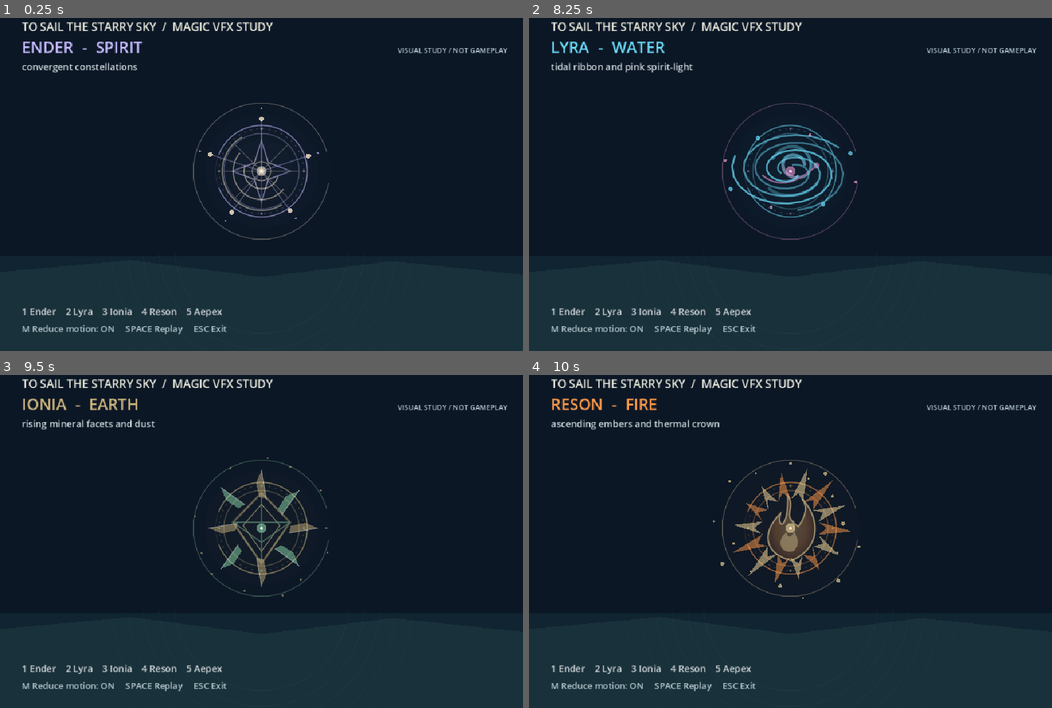
Above: before the commit, frames 1-4 (two rows, left to right).
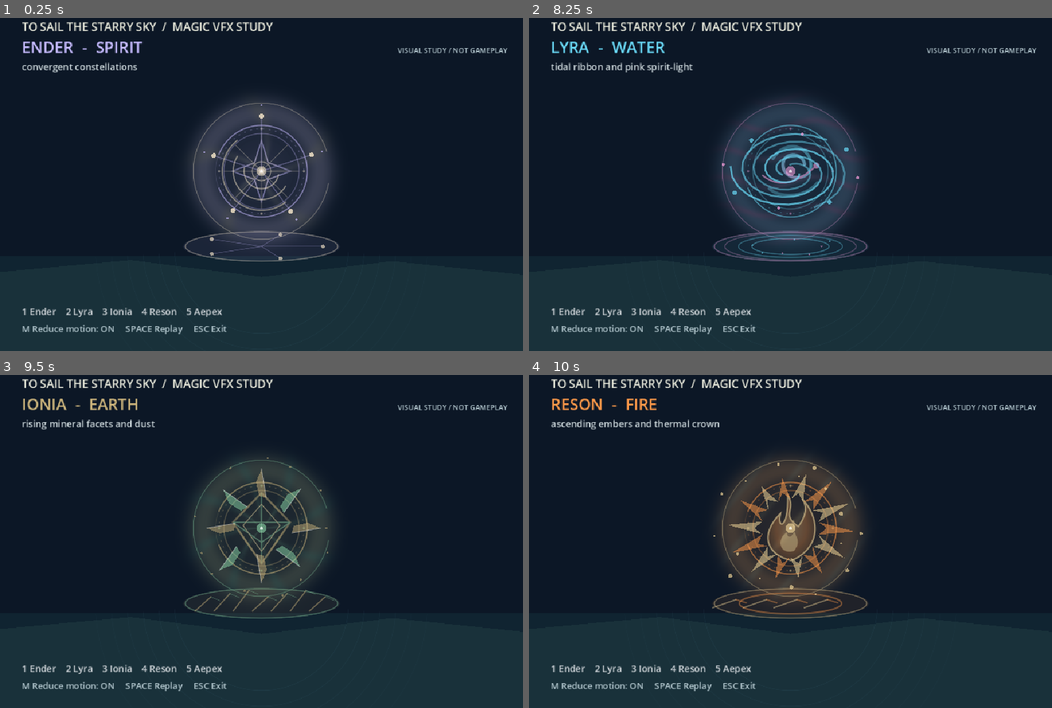
Above: after the commit, the same moments.

Repository: ndrorchestration/ToSailaStarrySky-jrpg
Game: Godot game, scene res://scenes/magic_vfx_showcase.tscn
Same seed, same stepped clock (60 frames per second), same inputs: the game is played once before the commit and once after it. This scene is started directly instead of the project's main scene.
Inputs:
- Up to frame 1 (0.25 s): no input
- Up to frame 2 (8.25 s): tap Enter at 0.5, 2, 3.5 s; hold Right (ui_right) 0.53-1.28 s; tap Space at 0.6, 0.77, 1.07, 1.25, 1.52, 1.55, 1.82, 2.3, 2.75, 3.02, 3.05, 3.32, 3.77, 3.8, 4.07, 4.25, 4.52, 4.55, 4.82, 5.3, 6.02, 6.05, 6.32, 6.77, 6.8, 7.07, 7.52, 7.55, 7.82 s; hold Down (ui_down) 1.28-2.03 s; tap E at 1.35 s; hold Right (ui_right) 2.03-2.78 s; tap R at 2.1 s; hold Up (ui_up) 2.78-3.53 s; tap V at 2.85 s; hold Left (ui_left) 3.53-5.03 s; tap C at 3.6 s; tap T at 4.35 s; hold Down (ui_down) 5.03-5.78 s; tap Y at 5.1 s; hold Right (ui_right) 5.78-6.53 s; tap G at 5.85 s; hold Up (ui_up) 6.53-7.28 s; tap B at 6.6 s; hold Right (ui_right) 7.28-8.03 s; tap 1 at 7.35 s; hold Down (ui_down) from 8.03 s (still down); tap 2 at 8.1 s
- Up to frame 3 (9.5 s): tap Space at 8.3, 9.02, 9.05, 9.32 s; release Down (ui_down) at 8.78 s; hold Left (ui_left) from 8.78 s (still down); tap 3 at 8.85 s
- Up to frame 4 (10 s): release Left (ui_left) at 9.53 s; hold Up (ui_up) from 9.53 s (still down); tap 4 at 9.6 s; tap Space at 9.77, 9.8 s

The runs differ from the first frame. In frame 1, 6.1% of the frame differs, in the area x 35-65%, y 24-74%; in frame 2, 7.1%; in frame 3, 5.4%; in frame 4, 6.9%.
Error after the commit: Parse Error: Cannot infer the type of "a" variable because the value doesn't have a set type. (res://scripts/magic_vfx_particles.gd:43)

Commit message:
feat(godot): layer affinity aura shader, seeded micro-particles and terrain contact vignettes

Diff:
--- a/godot/scripts/magic_vfx.gd
+++ b/godot/scripts/magic_vfx.gd
@@ -5,6 +5,11 @@
 
 const Catalog = preload("res://scripts/magic_vfx_catalog.gd")
 const SIGIL_DIR = "res://art-review/magic_vfx/"
+const AURA_SHADER = preload("res://shaders/magic_vfx_aura.gdshader")
+const Particles = preload("res://scripts/magic_vfx_particles.gd")
+const Ground = preload("res://scripts/magic_vfx_ground.gd")
+const DEFAULT_STILL_PROGRESS = 0.29
+const SHADER_RESOLUTION = Vector2(380.0, 380.0)
 
 var character_id: String = "ender"
 var reduced_motion: bool = true
@@ -12,12 +17,36 @@
 var phase: String = "formation"
 var finished: bool = false
 var _sigil: Sprite2D
+var _aura: ColorRect
+var _aura_material: ShaderMaterial
+var _particles: Node2D
+var _ground: Node2D
+var quality_level: int = 1
 
 func _ready() -> void:
+    _aura = ColorRect.new()
+    _aura.name = "AtmosphericLens"
+    _aura.mouse_filter = Control.MOUSE_FILTER_IGNORE
+    _aura.position = -SHADER_RESOLUTION * 0.5
+    _aura.size = SHADER_RESOLUTION
+    _aura.color = Color.WHITE
+    _aura.show_behind_parent = true
+    _aura_material = ShaderMaterial.new()
+    _aura_material.shader = AURA_SHADER
+    _aura.material = _aura_material
+    add_child(_aura)
+    _ground = Ground.new()
+    _ground.name = "GroundContact"
+    _ground.position = Vector2(0.0, 138.0)
+    _ground.show_behind_parent = true
+    add_child(_ground)
     _sigil = Sprite2D.new()
     _sigil.texture_filter = CanvasItem.TEXTURE_FILTER_LINEAR
     _sigil.show_behind_parent = true
     add_child(_sigil)
+    _particles = Particles.new()
+    _particles.name = "CinematicMicroParticles"
+    add_child(_particles)
     play_affinity(character_id, reduced_motion)
 
 func play_affinity(next_id: String, use_reduced_motion: bool = true) -> bool:
@@ -25,7 +54,7 @@
         return false
     character_id = next_id
     reduced_motion = use_reduced_motion
-    elapsed = 0.0
+    elapsed = Catalog.DURATION_SECONDS * DEFAULT_STILL_PROGRESS if reduced_motion else 0.0
     finished = reduced_motion
     phase = "formation" if reduced_motion else "anticipation"
     if _sigil != null:
@@ -35,12 +64,47 @@
         _sigil.rotation = 0.0
         _sigil.modulate = Color(1.0, 1.0, 1.0, 0.57)
     set_process(not reduced_motion)
-    queue_redraw()
+    _sync_layers()
     phase_changed.emit(phase)
     return true
 
 func set_reduced_motion(enabled: bool) -> void:
     play_affinity(character_id, enabled)
+
+func set_quality(level: int) -> void:
+    quality_level = clampi(level, 0, 2)
+    _sync_layers()
+
+func seek_visual_phase(progress: float) -> bool:
+    # Manual phase stepping is possible even in reduced-motion mode: no autoplay.
+    if is_nan(progress) or is_inf(progress):
+        return false
+    elapsed = clampf(progress, 0.0, 1.0) * Catalog.DURATION_SECONDS
+    var next_phase: String = Catalog.phase_at(elapsed / Catalog.DURATION_SECONDS)
+    if next_phase != phase:
+        phase = next_phase
+        phase_changed.emit(phase)
+    finished = true
+    set_process(false)
+    _sync_layers()
+    return true
+
+func _sync_layers() -> void:
+    var profile: Dictionary = Catalog.profile(character_id)
+    if profile.is_empty():
+        return
+    var p := clampf(elapsed / Catalog.DURATION_SECONDS, 0.0, 1.0)
+    if _aura_material != null:
+        _aura_material.set_shader_parameter("core_tint", Color(str(profile["color"])))
+        _aura_material.set_shader_parameter("accent_tint", Color(str(profile["accent"])))
+        _aura_material.set_shader_parameter("motif", Catalog.CHARACTER_ORDER.find(character_id))
+        _aura_material.set_shader_parameter("phase_progress", p)
+        _aura_material.set_shader_parameter("energy", 0.82 if reduced_motion else clampf(sin(p * PI), 0.0, 1.0))
+    if _particles != null:
+        _particles.set_visual(character_id, p, reduced_motion, quality_level)
+    if _ground != null:
+        _ground.set_visual(character_id, p, reduced_motion)
+    queue_redraw()
 
 func _process(delta: float) -> void:
     if finished or reduced_motion:
@@ -56,7 +120,7 @@
     if elapsed >= Catalog.DURATION_SECONDS:
         finished = true
         set_process(false)
-    queue_redraw()
+    _sync_layers()
 
 func _rgba(source: Color, alpha: float) -> Color:
     return Color(source.r, source.g, source.b, clampf(alpha, 0.0, 1.0))
@@ -68,7 +132,7 @@
     var core := Color(str(profile["color"]))
     var accent := Color(str(profile["accent"]))
     # Static representative composition for motion-sensitive players.
-    var p := 0.48 if reduced_motion else elapsed / Catalog.DURATION_SECONDS
+    var p := clampf(elapsed / Catalog.DURATION_SECONDS, 0.0, 1.0)
     var envelope := 0.86 if reduced_motion else clampf(sin(PI * p), 0.0, 1.0)
     var breadth := 12.0 if reduced_motion else p * 32.0
     for i in range(5, 0, -1):
--- /dev/null
+++ b/godot/scripts/magic_vfx_ground.gd
@@ -0,0 +1,74 @@
+extends Node2D
+## Cinematic floor-contact illumination and reactive motifs, local to the VFX node.
+## Draw-only: neither modifies terrain nor sets Wet/Burn/Break or any encounter state.
+
+const Catalog = preload("res://scripts/magic_vfx_catalog.gd")
+const SEGMENTS = 48
+
+var character_id: String = "ender"
+var progress: float = 0.29
+var reduced_motion: bool = true
+
+func set_visual(next_id: String, next_progress: float, use_reduced_motion: bool) -> bool:
+    if not Catalog.has_character(next_id) or is_nan(next_progress) or is_inf(next_progress):
+        return false
+    character_id = next_id
+    progress = clampf(next_progress, 0.0, 1.0)
+    reduced_motion = use_reduced_motion
+    queue_redraw()
+    return true
+
+func _tint(c: Color, alpha: float) -> Color:
+    return Color(c.r, c.g, c.b, clampf(alpha, 0.0, 0.65))
+
+func _ellipse(center: Vector2, radius_x: float, radius_y: float) -> PackedVector2Array:
+    var points := PackedVector2Array()
+    for i in range(SEGMENTS + 1):
+        var a := TAU * float(i) / float(SEGMENTS)
+        points.append(center + Vector2(cos(a) * radius_x, sin(a) * radius_y))
+    return points
+
+func _draw() -> void:
+    var profile: Dictionary = Catalog.profile(character_id)
+    if profile.is_empty():
+        return
+    var core := Color(str(profile["color"]))
+    var accent := Color(str(profile["accent"]))
+    var power := 0.32 + 0.56 * sin(progress * PI)
+    var wide := 1.0 + (0.13 * progress if not reduced_motion else 0.0)
+    draw_colored_polygon(_ellipse(Vector2.ZERO, 144.0 * wide, 28.0 * wide), _tint(core, 0.11 * power))
+    draw_polyline(_ellipse(Vector2.ZERO, 140.0 * wide, 27.0 * wide), _tint(accent, 0.43 * power), 1.8, true)
+    match character_id:
+        "ender":
+            for i in range(5):
+                var a := TAU * float(i) / 5.0
+                var point := Vector2(cos(a) * 113.0, sin(a) * 23.0)
+                draw_line(Vector2.ZERO, point, _tint(core, power * 0.38), 1.1, true)
+                draw_circle(point, 3.4, _tint(accent, power * 0.78))
+        "lyra":
+            for i in range(3):
+                var spread := 69.0 + float(i) * 25.0 + progress * 6.0
+                draw_polyline(_ellipse(Vector2.ZERO, spread, spread * 0.21), _tint(accent if i == 2 else core, power * (0.51 - i * 0.08)), 1.7, true)
+            for i in range(7):
+                var a := float(i) * 2.39996
+                var droplet := Vector2(cos(a) * (57.0 + 14 * (i % 3)), sin(a) * (13.0 + 5 * (i % 2)))
+                draw_circle(droplet, 1.6, _tint(accent if i % 3 == 0 else core, power * 0.67))
+        "ionia":
+            for i in range(7):
+                var x := float(i - 3) * 35.0
+                var from := Vector2(x - 17.0, 14.0)
+                var to := Vector2(x + 12.0, -12.0 - float(i % 3) * 6.0)
+                draw_line(from, to, _tint(core, 0.62 * power), 2.0, true)
+                draw_line(to, to + Vector2(17.0, 7.0), _tint(accent, 0.37 * power), 1.1, true)
+        "reson":
+            for i in range(4):
+                var x := float(i - 2) * 56.0
+                draw_line(Vector2(x - 31.0, 8.0), Vector2(x + 12.0, -7.0), _tint(accent, 0.55 * power), 2.2, true)
+                draw_line(Vector2(x + 12.0, -7.0), Vector2(x + 31.0, -1.0), _tint(core, 0.52 * power), 2.1, true)
+            draw_polyline(_ellipse(Vector2.ZERO, 94.0 * wide, 19.0), _tint(core, power * 0.50), 3.0, true)
+        "aepex":
+            for i in range(6):
+                var y := float(i - 3) * 8.0
+                var dx := float(i) * 9.0
+                draw_line(Vector2(-117.0 + dx, y), Vector2(101.0 + dx * 0.33, y - 12.0), _tint(core if i % 2 == 0 else accent, power * 0.37), 1.4, true)
+            draw_arc(Vector2.ZERO, 81.0, -PI * 0.52, PI * 0.44, 48, _tint(accent, power * 0.61), 2.0, true)
--- /dev/null
+++ b/godot/scripts/magic_vfx_particles.gd
@@ -0,0 +1,76 @@
+extends Node2D
+## CPU-drawn seeded micro-particles: deterministic, bounded and allocation-free per frame.
+## All positions are decorative; no gameplay particles, physics or camera changes.
+
+const Catalog = preload("res://scripts/magic_vfx_catalog.gd")
+const MAX_PARTICLES = 48
+const STATIC_PARTICLES = 14
+const QUALITY_CAPS = [12, 30, MAX_PARTICLES]
+
+var character_id: String = "ender"
+var progress: float = 0.29
+var reduced_motion: bool = true
+var quality_level: int = 1
+
+func set_visual(next_id: String, next_progress: float, use_reduced_motion: bool, quality: int = 1) -> bool:
+    if not Catalog.has_character(next_id) or is_nan(next_progress) or is_inf(next_progress):
+        return false
+    character_id = next_id
+    progress = clampf(next_progress, 0.0, 1.0)
+    reduced_motion = use_reduced_motion
+    quality_level = clampi(quality, 0, 2)
+    queue_redraw()
+    return true
+
+func particle_budget() -> int:
+    return mini(STATIC_PARTICLES, QUALITY_CAPS[quality_level]) if reduced_motion else QUALITY_CAPS[quality_level]
+
+func _tint(base: Color, opacity: float) -> Color:
+    return Color(base.r, base.g, base.b, clampf(opacity, 0.0, 0.78))
+
+func _draw() -> void:
+    var record: Dictionary = Catalog.profile(character_id)
+    if record.is_empty():
+        return
+    var main_color := Color(str(record["color"]))
+    var accent := Color(str(record["accent"]))
+    var weight := clampf(0.17 + 0.70 * sin(progress * PI), 0.0, 0.84)
+    var count := particle_budget()
+    for i in range(count):
+        var index := float(i)
+        var random_a := sin(index * 127.1 + 8.27) * 43758.5453
+        var random_b := sin(index * 58.9 + 2.65) * 22578.1459
+        var a := TAU * (random_a - floor(random_a))
+        var f := random_b - floor(random_b)
+        var center := Vector2.ZERO
+        var radius := 58.0 + f * 100.0
+        var mot := progress if not reduced_motion else 0.29
+        var light := accent if i % 5 == 0 else main_color
+        var color := _tint(light, weight * (0.45 + f * 0.50))
+        match character_id:
+            "ender":
+                center = Vector2.from_angle(a + mot * 0.70) * radius
+                var to_core := center * (0.78 - mot * 0.35)
+                draw_line(center, to_core, _tint(main_color, 0.27 * weight), 0.9, true)
+                draw_circle(to_core, 1.3 + float(i % 3) * 0.6, color)
+            "lyra":
+                center = Vector2(cos(a + mot * 2.4) * radius, sin(a + mot * 2.4) * radius * 0.63)
+                draw_line(center - Vector2(7.0, -2.0), center + Vector2(4.0, 2.0), color, 1.3, true)
+                draw_circle(center + Vector2(3.0, -2.0), 1.1 + f * 2.0, _tint(accent if i % 3 == 0 else main_color, 0.65 * weight))
+            "ionia":
+                center = Vector2.from_angle(a) * (57.0 + f * 102.0) + Vector2(0, -mot * (13.0 + 19.0 * f))
+                var shard := PackedVector2Array([
+                    center + Vector2(0, -4.0 - f * 5.0),
+                    center + Vector2(2.0 + f, 0),
+                    center + Vector2(0, 3.0 + f * 3.0),
+                    center + Vector2(-2.0 - f, 0)
+                ])
+                draw_colored_polygon(shard, color)
+            "reson":
+                center = Vector2((f - 0.5) * 250.0 + sin(a * 4.0 + mot * 6.0) * 10.0, 94.0 - mot * (152.0 + 58.0 * f))
+                draw_line(center, center + Vector2(-1.0 - f * 2.0, 5.0 + 7.0 * f), color, 1.5, true)
+                draw_circle(center, 1.2 + f * 1.8, _tint(accent, 0.76 * weight))
+            "aepex":
+                center = Vector2.from_angle(a + mot * 2.1) * radius * Vector2(1.0, 0.74)
+                var travel := Vector2.from_angle(a + PI * 0.50 + mot * 2.1)
+                draw_line(center - travel * (3.0 + f * 8.0), center + travel * (5.0 + f * 9.0), color, 1.2, true)
--- /dev/null
+++ b/godot/shaders/magic_vfx_aura.gdshader
@@ -0,0 +1,39 @@
+shader_type canvas_item;
+render_mode blend_mix;
+
+// Original low-cost radial lens. Review art only: not HDR bloom/postprocessing.
+uniform vec4 core_tint : source_color = vec4(0.73, 0.68, 1.0, 1.0);
+uniform vec4 accent_tint : source_color = vec4(1.0, 0.93, 0.8, 1.0);
+uniform float phase_progress : hint_range(0.0, 1.0) = 0.29;
+uniform float energy : hint_range(0.0, 1.0) = 0.75;
+uniform int motif = 0;
+
+void fragment() {
+    vec2 v = (UV - vec2(0.5)) * 2.0;
+    float r = length(v);
+    float angle = atan(v.y, v.x);
+    float fog = exp(-r * r * 5.5);
+    float halo = exp(-pow((r - 0.57) * 7.0, 2.0));
+    float filaments = 0.0;
+    if (motif == 0) {
+        // Spirit: gentle radial pathways converging into an auroral center.
+        filaments = pow(0.5 + 0.5 * cos(angle * 5.0 + r * 4.0 - phase_progress * 1.9), 8.0);
+    } else if (motif == 1) {
+        // Water: horizontally stretched interference bands, not fire or shards.
+        filaments = pow(0.5 + 0.5 * sin(v.y * 23.0 + sin(v.x * 7.0) * 1.2 - phase_progress * 3.0), 6.0);
+    } else if (motif == 2) {
+        // Earth: faceted fourfold crystalline refraction.
+        filaments = pow(abs(cos(angle * 4.0 + r * 2.0)), 12.0);
+    } else if (motif == 3) {
+        // Fire: vertical plume texture without strobing or full-frame exposure.
+        filaments = pow(0.5 + 0.5 * sin(v.x * 16.0 + v.y * 13.0 + phase_progress * 5.0), 7.0);
+    } else {
+        // Air: asymmetrical aerodynamic shear, distinct from the tidal bands.
+        filaments = pow(0.5 + 0.5 * sin(angle * 3.0 + r * 19.0 - phase_progress * 3.3), 8.0);
+    }
+    float edge = 1.0 - smoothstep(0.72, 1.02, r);
+    float blend_t = clamp(0.33 + 0.43 * filaments, 0.0, 1.0);
+    vec3 tone = mix(core_tint.rgb, accent_tint.rgb, blend_t);
+    float opacity = clamp((fog * 0.13 + halo * 0.24 + filaments * 0.11 * fog) * energy * edge, 0.0, 0.32);
+    COLOR = vec4(tone, opacity);
+}
